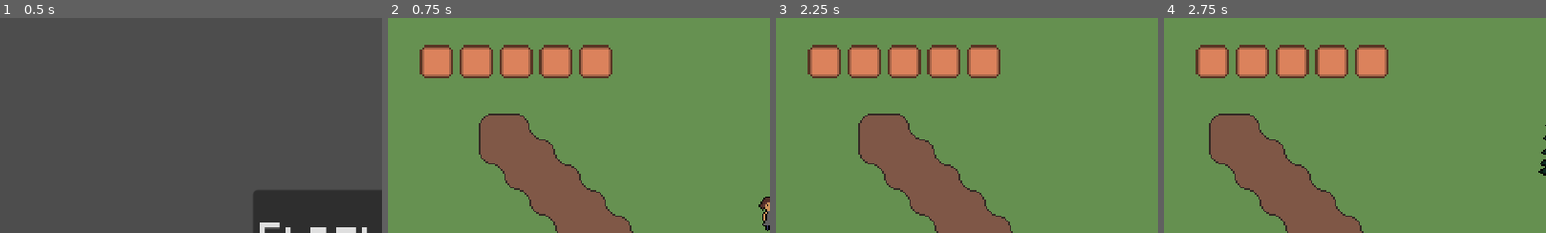
Above: before the commit, frames 1-4 (left to right).
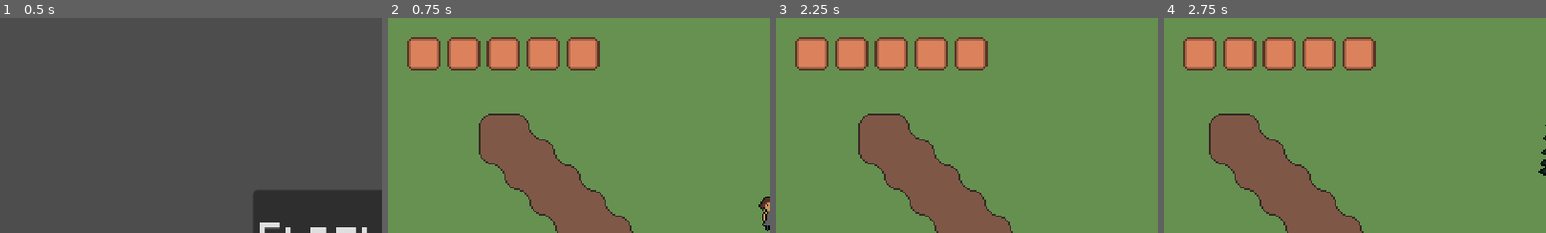
Above: after the commit, the same moments.

Repository: StormLight14/nightfall-mirror
Game: Godot game, scene res://menus/main/main_menu.tscn
Same seed, same stepped clock (60 frames per second), same inputs: the game is played once before the commit and once after it.
Inputs (mouse positions are % of the whole screen's width and height, from its top left):
- Up to frame 1 (0.5 s): no input
- Up to frame 2 (0.75 s): click "Start Game" at 0.5 s
- Up to frame 3 (2.25 s): click (6, 10) at 1.27 s; tap Enter at 2 s; move the mouse to (72, 45) at 2.02 s; hold D (right) from 2.03 s (still down); tap E (interact) at 2.1 s
- Up to frame 4 (2.75 s): keep holding D (right)
The pictures show only the part of the screen within x 0-50%, y 0-50%; the shares and areas given below are measured in that part.

Frame 1 is identical in both runs. In frame 2, 7.6% of the frame differs, in the area x 5-59%, y 8-28%; in frame 3, 7.6%; in frame 4, 7.6%.
Error before the commit: Invalid access to property or key '<null>' on a base object of type 'Array'. (res://globals/Player.gd:70)
Error after the commit: Invalid access to property or key '<null>' on a base object of type 'Array'. (res://ui/inventory/inventory_slot.gd:37)

Commit message:
add wood item; fix crash on click empty slot

Diff:
--- a/globals/Items.gd
+++ b/globals/Items.gd
@@ -5,6 +5,14 @@
 		"id": "rock",
 		"display_name": "Rock",
 		"item_sprite": preload("res://scenes/objects/rocks/rock1.png"),
-		"stack_size": 10
-	}
+		"stack_size": 10,
+		"crafting_ingredients": [null, 0]
+	},
+	"wood": {
+		"id": "wood",
+		"display_name": "Wood",
+		"item_sprite": preload("res://scenes/objects/items/wood.png"),
+		"stack_size": 10,
+		"crafting_ingredients": [null, 0]
+	},
 }
--- a/globals/Player.gd
+++ b/globals/Player.gd
@@ -67,7 +67,8 @@
 			print("WARNING: No empty slot found for remaining items.")
 
 func swap_slot_items(slot_1, slot_2) -> void:
-	var temp_item_1 = inventory[slot_1]
-	inventory[slot_1] = inventory[slot_2]
-	inventory[slot_2] = temp_item_1
-	inventory_updated.emit()
+	if inventory[slot_1]:
+		var temp_item_1 = inventory[slot_1]
+		inventory[slot_1] = inventory[slot_2]
+		inventory[slot_2] = temp_item_1
+		inventory_updated.emit()
--- a/scenes/main/island.tscn
+++ b/scenes/main/island.tscn
@@ -323,6 +323,12 @@
 [node name="NightLight" parent="Objects/Player" index="0"]
 energy = 0.0
 
+[node name="Hotbar" parent="Objects/Player/GameUI" index="1"]
+offset_left = 0.0
+offset_top = 0.0
+offset_right = 140.0
+offset_bottom = 0.0
+
 [node name="Tree" parent="Objects" instance=ExtResource("5_f4vhq")]
 position = Vector2(46, -14)
 
--- a/ui/inventory/hotbar.tscn
+++ b/ui/inventory/hotbar.tscn
@@ -8,7 +8,8 @@
 anchor_bottom = 1.0
 grow_horizontal = 2
 grow_vertical = 2
-theme_override_constants/margin_left = 5
+theme_override_constants/margin_left = 10
+theme_override_constants/margin_top = 10
 
 [node name="HBoxContainer" type="HBoxContainer" parent="."]
 layout_mode = 2
--- a/ui/inventory/inventory.tscn
+++ b/ui/inventory/inventory.tscn
@@ -1,6 +1,7 @@
-[gd_scene load_steps=2 format=3 uid="uid://dahjht4pbwqqm"]
+[gd_scene load_steps=3 format=3 uid="uid://dahjht4pbwqqm"]
 
 [ext_resource type="Script" path="res://ui/inventory/inventory.gd" id="1_vlche"]
+[ext_resource type="Texture2D" uid="uid://dvgrtiuqw3uob" path="res://ui/inventory/inventory_background.png" id="2_kr1s0"]
 
 [node name="Inventory" type="MarginContainer"]
 anchors_preset = 15
@@ -8,9 +9,14 @@
 anchor_bottom = 1.0
 grow_horizontal = 2
 grow_vertical = 2
-theme_override_constants/margin_left = 28
-theme_override_constants/margin_top = 26
+theme_override_constants/margin_left = 10
+theme_override_constants/margin_top = 10
 script = ExtResource("1_vlche")
+
+[node name="TextureRect" type="TextureRect" parent="."]
+layout_mode = 2
+texture = ExtResource("2_kr1s0")
+stretch_mode = 2
 
 [node name="GridContainer" type="GridContainer" parent="."]
 layout_mode = 2
--- a/ui/inventory/inventory_slot.gd
+++ b/ui/inventory/inventory_slot.gd
@@ -34,6 +34,6 @@
 		inventory_item.texture = Player.inventory[slot_id][0].item_sprite
 		UI.inventory_item_original_slot = slot_id
 		create_inventory_item.emit(inventory_item)
-	elif slot_id != UI.inventory_item_original_slot:
+	elif slot_id != UI.inventory_item_original_slot && Player.inventory[UI.inventory_item_original_slot]:
 		Player.swap_slot_items(UI.inventory_item_original_slot, slot_id)
 		delete_inventory_item.emit()
--- a/ui/inventory/inventory_slot.tscn
+++ b/ui/inventory/inventory_slot.tscn
@@ -15,10 +15,10 @@
 
 [node name="TextureButton" type="TextureButton" parent="."]
 layout_mode = 0
-offset_left = -8.0
-offset_top = -9.0
-offset_right = 13.0
-offset_bottom = 13.0
+offset_left = 2.0
+offset_top = 2.0
+offset_right = 23.0
+offset_bottom = 24.0
 texture_normal = ExtResource("1_yi87l")
 texture_pressed = ExtResource("1_yi87l")
 texture_hover = ExtResource("1_yi87l")
Binary file added: scenes/objects/items/wood.png
Not shown, added: scenes/objects/items/wood.png.import
Binary file added: ui/inventory/inventory_background.png
Not shown, added: ui/inventory/inventory_background.png.import
